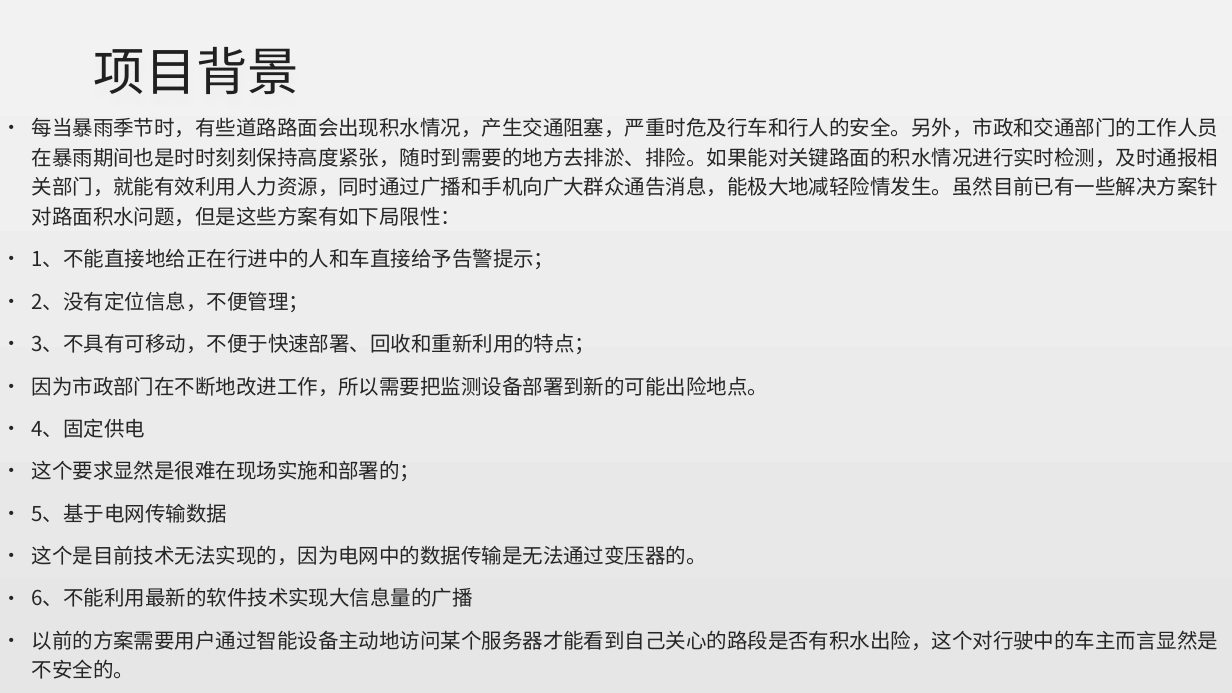
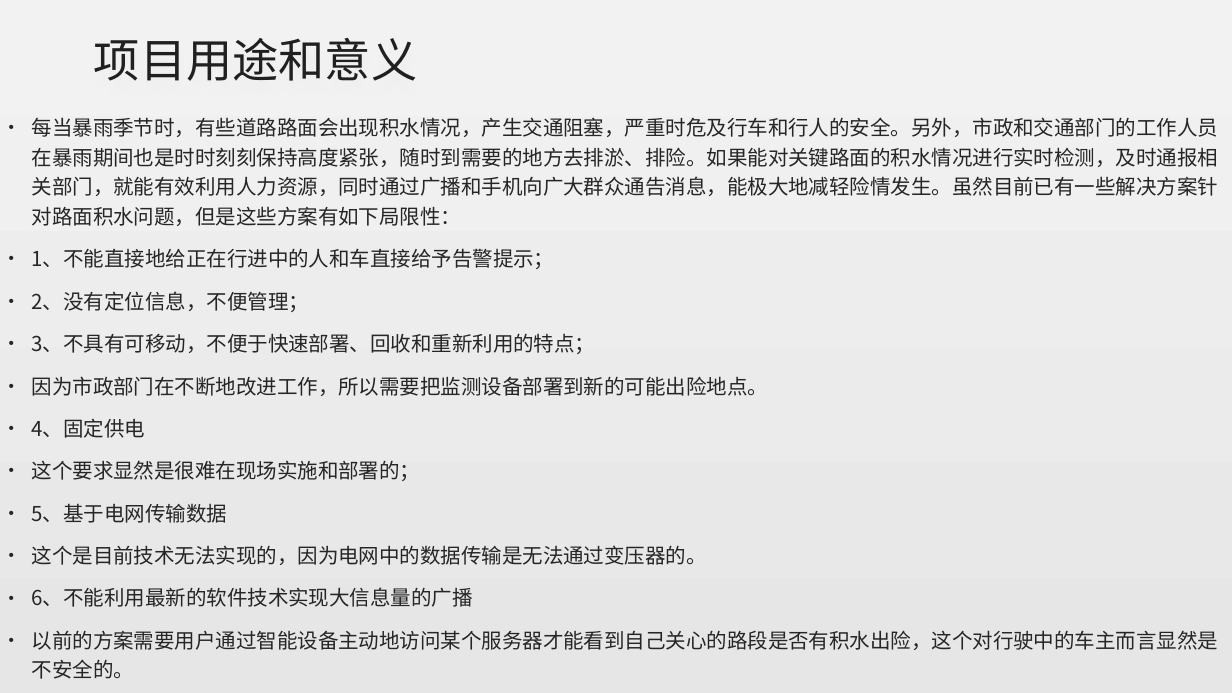
Before and after one commit to alanz2015/Study-Notes, a slide deck: slide 2 of 实时路面积水检测设备实现方案-张沛霖20170816.pptx. Drawn at 1232x693 pixels with LibreOffice and Linux fonts; fonts in the diff are those of the drawing. Boxes give left, top, right and bottom in pixels: in the first picture for what was removed or moved away, otherwise in the second. Text is boxed around its words. In the diff, an @@ line names an element or a change of style, - is before the commit and + after.

```diff
--- a/实时路面积水检测设备实现方案-张沛霖20170816.pptx
+++ b/实时路面积水检测设备实现方案-张沛霖20170816.pptx
@@ title at (94, 38, 417, 81): text changed; size 40 to 36 pt @@
-项目背景
+项目用途和意义
```
Also in this commit, not shown: 2 other slides changed, 2 slides added.
